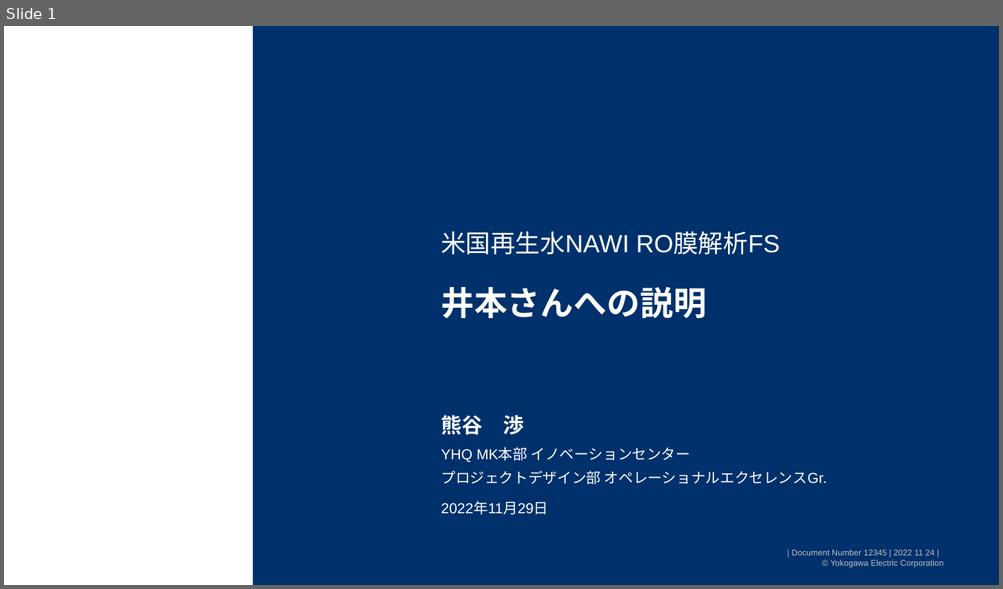
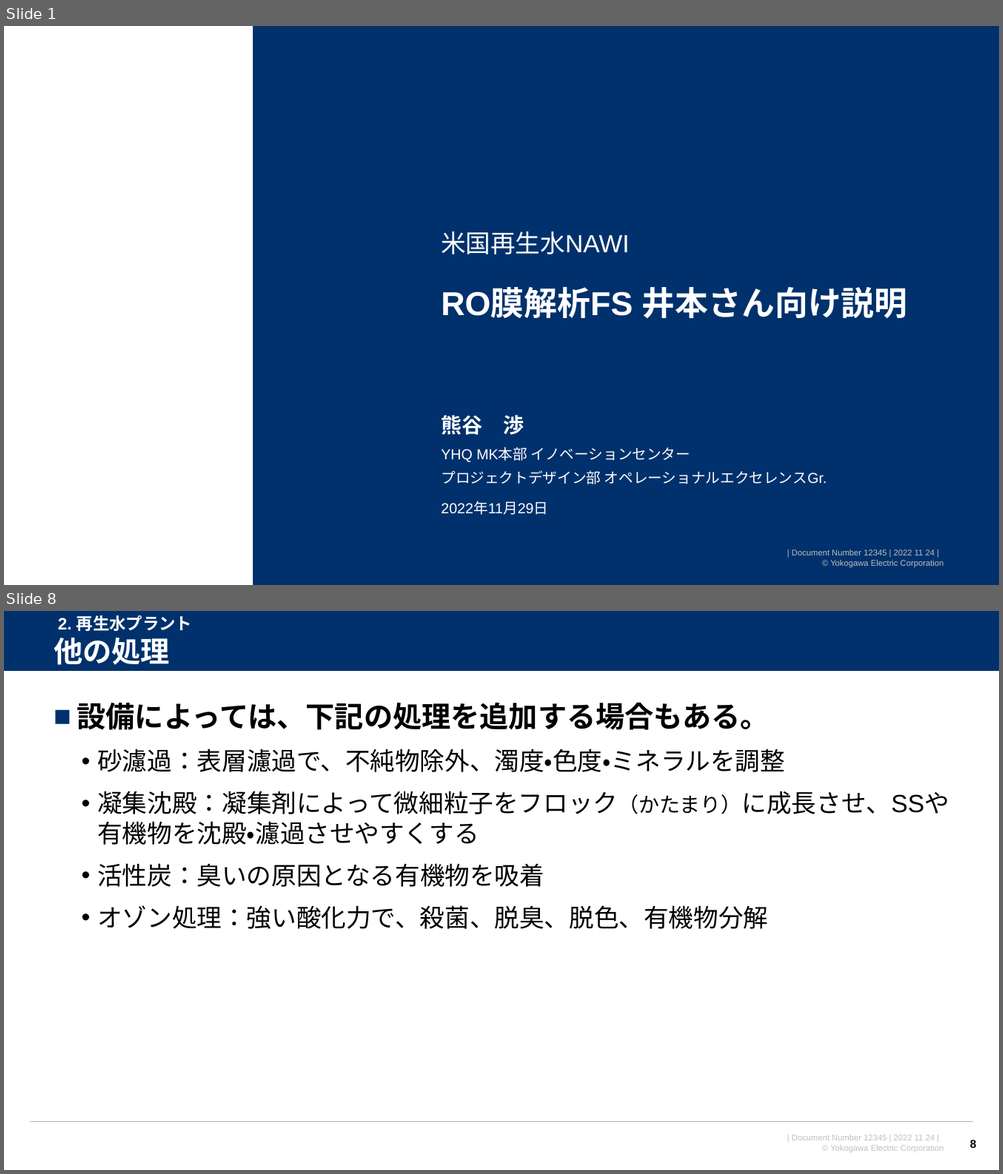
Before and after one commit to watarukumagai-git/opt, a slide deck: Reuse_Water/221129_米国再生水NAWI RO膜解析FS_井本さん向け説明_rev.0.pptx. Shown one above the other, each under a label of ours: slide 1 before the commit, slides 1 and 8 after it; the slides between them are not shown. The pictures are 1003x589 and 1003x1174 pixels, drawn with LibreOffice and Linux fonts; fonts in the diff are those of the drawing; background and template pictures are left out. Boxes give left, top, right and bottom in pixels: in the first picture for what was removed or moved away, otherwise in the second. Text is boxed around its words. In the diff, an @@ line names an element or a change of style, - is before the commit and + after.

```diff
--- a/Reuse_Water/221129_米国再生水NAWI RO膜解析FS_井本さん向け説明_rev.0.pptx
+++ b/Reuse_Water/221129_米国再生水NAWI RO膜解析FS_井本さん向け説明_rev.0.pptx
@@ slide 8 added at (4, 611, 999, 1170), background #FFFFFF; not listed: 1 template element that a slide beside it also shows @@
@@ rectangle added at (4, 611, 999, 672), fill #00316C @@
@@ text added at (58, 615, 192, 631), 16 pt, text #FFFFFF, bold @@
+2. 再生水プラント
@@ title added at (54, 638, 170, 665), 28 pt, text #FFFFFF, bold @@
+他の処理
@@ line added from (4, 672) to (999, 672), #FFFFFF 0.75 pt @@
@@ text added at (77, 702, 949, 929), 24 pt, text #000000 @@
+■ 設備によっては、下記の処理を追加する場合もある。
+  • 砂濾過：表層濾過で、不純物除外、濁度・色度・ミネラルを調整
+  • 凝集沈殿：凝集剤によって微細粒子をフロック（かたまり）に成長させ、SSや有機物を沈殿・濾過させやすくする
+  • 活性炭：臭いの原因となる有機物を吸着
+  • オゾン処理：強い酸化力で、殺菌、脱臭、脱色、有機物分解
@@ line added from (30, 1122) to (973, 1122), #B2B2B2 1 pt @@
@@ page number added at (970, 1140, 976, 1148), 11 pt, text #000000, bold @@
+8
@@ slide 1 changed as well @@
@@ text at (441, 231, 629, 255): text changed @@
-米国再生水NAWI RO膜解析FS
+米国再生水NAWI
@@ title at (441, 287, 908, 319): text changed @@
-井本さんへの説明
+RO膜解析FS 井本さん向け説明
```
Also in this commit, not shown: 14 other slides changed, 6 other slides added.
